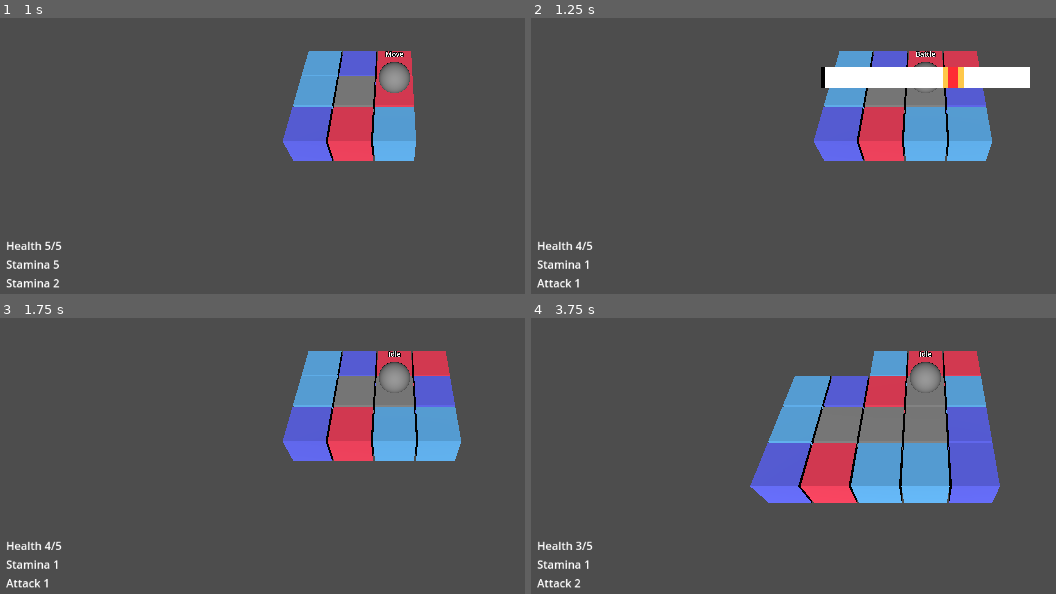
Above: before the commit, frames 1-4 (two rows, left to right).
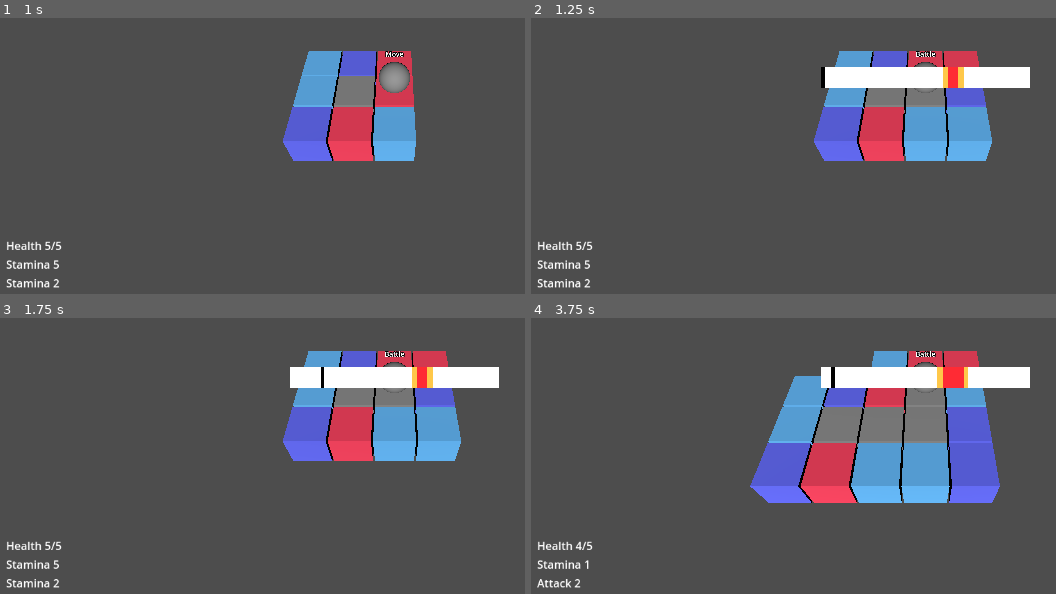
Above: after the commit, the same moments.

Repository: tVeratti/mini-byte-jam
Game: Godot game, scene res://main.tscn
The game is run twice, just before and just after one commit, with the same random seed, the same clock (stepped at 60 frames per second) and the same inputs.
Inputs:
- Up to frame 1 (1 s): tap Enter at 0.5 s; hold Right (move_right) from 0.53 s (still down); tap Space (accept) at 0.6 s
- Up to frame 2 (1.25 s): keep holding Right (move_right)
- Up to frame 3 (1.75 s): release Right (move_right) at 1.28 s; hold S (move_backward) from 1.28 s (still down); tap Space (accept) at 1.35 s
- Up to frame 4 (3.75 s): tap Space (accept) at 2, 2.1, 2.85, 3.6 s; release S (move_backward) at 2.03 s; hold Right (move_right) 2.03-2.78 s; hold W (move_forward) 2.78-3.53 s; hold A (move_left) from 3.53 s (still down)

Frame 1 is identical in both runs. In frame 2, 0.2% of the frame differs, in the area x 1-12%, y 80-98%; in frame 3, 3.3%, in the area x 1-96%, y 11-98%; in frame 4, 3.1%.

Commit message:
add battle mechanics, results signals

Diff:
--- a/battle/battle.gd
+++ b/battle/battle.gd
@@ -1,30 +1,50 @@
 class_name Battle
 extends MarginContainer
+
+
+signal ended(result)
 
 
 const LEVEL_WEIGHT:float = 10.0
 const TRACK_WIDTH:int = 300
 const MIN_TARGET_WIDTH:int = 5
 const MIN_TARGET_OFFSET:int = 80
+const MOVE_SPEED:float = 100.0
+
+
+enum Results { SUCCESS, RETRY, FAIL }
 
 
 @onready var track:ColorRect = %Track
 @onready var stamina:ColorRect = %Stamina
 @onready var attack:ColorRect = %Attack
 @onready var input_container:MarginContainer = %InputContainer
+@onready var input:ColorRect = %Input
 
 
 var level:int = 1
 var player_stats:PlayerStats
+
+var has_started:bool = false
 
 
 func _ready() -> void:
 	var player:Player = get_tree().get_first_node_in_group("player")
 	player_stats = player.player_stats
 
-	player.input_component.accepted.connect(_on_input_accept)
+	player.input_component.accept_pressed.connect(_on_input_accept)
 
 	_set_target_sizes()
+
+
+func _process(delta: float) -> void:
+	if has_started:
+		var current_margin: = input_container.get_theme_constant("margin_left")
+		var next_margin:int = ceil(float(current_margin) + (MOVE_SPEED * delta))
+		input_container.add_theme_constant_override("margin_left", next_margin)
+
+		if current_margin >= TRACK_WIDTH:
+			_end_battle()
 
 
 func _set_target_sizes() -> void:
@@ -52,8 +72,36 @@
 	track.add_theme_constant_override("margin_left", random_offset)
 
 
+func _reset() -> void:
+	has_started = false
+	input_container.add_theme_constant_override("margin_left", 0)
+
+
 func _on_input_accept() -> void:
+	if not has_started:
+		has_started = true
+	else:
+		_end_battle()
+
+
+func _end_battle() -> void:
+	has_started = false
+
 	var grid:Grid = get_tree().get_first_node_in_group("tile_grid")
-	grid.battle_ended.emit()
+
+	var input_position:int = input.position.x
+	if input_position > attack.position.x and input_position < attack.position.x + attack.custom_minimum_size.x:
+		# Within ATTACK range
+		ended.emit(Results.SUCCESS)
+
+	elif input_position > stamina.position.x and input_position < stamina.position.x + stamina.custom_minimum_size.x:
+		# Within STAMINA range
+		# Do not free or emit ended, reset
+		_reset()
+		return
+
+	else:
+		# FAIL
+		ended.emit(Results.FAIL)
 
 	queue_free()
--- a/battle/battle.tscn
+++ b/battle/battle.tscn
@@ -47,6 +47,7 @@
 theme_override_constants/margin_left = 0
 
 [node name="Input" type="ColorRect" parent="TrackContainer/InputContainer"]
+unique_name_in_owner = true
 custom_minimum_size = Vector2(5, 0)
 layout_mode = 2
 size_flags_horizontal = 0
--- a/grid/grid.gd
+++ b/grid/grid.gd
@@ -7,7 +7,7 @@
 signal radius_scouted(center:Vector3, radius:int)
 
 signal battle_started(level:int)
-signal battle_ended
+signal battle_ended(result:Battle.Results)
 
 
 const TILE_IDS:Dictionary[int, Tile.Types] = {
--- a/map/map.gd
+++ b/map/map.gd
@@ -25,4 +25,9 @@
 func _on_battle_started(level:int) -> void:
 	var battle_node:Battle = battle_scene.instantiate()
 	battle_node.level = 2
+	battle_node.ended.connect(_on_battle_ended)
 	interface.add_child(battle_node)
+
+
+func _on_battle_ended(result:Battle.Results) -> void:
+	grid.battle_ended.emit(result)
--- a/player/input_component.gd
+++ b/player/input_component.gd
@@ -3,7 +3,8 @@
 
 
 signal direction_changed(dir:Vector3)
-signal accepted
+signal accept_pressed
+signal accept_released
 
 
 var direction:Vector3
@@ -15,8 +16,11 @@
 		direction = next_direction
 		direction_changed.emit(direction)
 
+	if Input.is_action_just_pressed("accept"):
+		accept_pressed.emit()
+
 	if Input.is_action_just_released("accept"):
-		accepted.emit()
+		accept_released.emit()
 
 
 func _get_direction() -> Vector3:
--- a/player/player.gd
+++ b/player/player.gd
@@ -44,7 +44,6 @@
 		Tile.Types.SCOUT:
 			grid.radius_scouted.emit(coordinates, 3)
 		Tile.Types.BATTLE:
-			player_stats.take_damage(1)
-			pass # TODO: Open skillcheck UI
+			pass
 
 	grid.tile_entered.emit(coordinates)
--- a/player/player_state_machine/player_states/battle.gd
+++ b/player/player_state_machine/player_states/battle.gd
@@ -13,5 +13,11 @@
 	grid.battle_ended.disconnect(_on_battle_ended)
 
 
-func _on_battle_ended() -> void:
+func _on_battle_ended(result:Battle.Results) -> void:
+	match(result):
+		Battle.Results.SUCCESS:
+			print("battle success")
+		Battle.Results.FAIL:
+			player.player_stats.take_damage(1)
+
 	finished.emit(IDLE)
--- a/player/player_state_machine/player_states/move.gd
+++ b/player/player_state_machine/player_states/move.gd
@@ -8,7 +8,7 @@
 
 
 func enter(_previous_state_path: String, data := {}) -> void:
-	# Listen to direction changes to queue up the next direction
+	# Listen to direction changes to queue up the next move intent
 	queued_next_intent = Vector3.ZERO
 	player.input_component.direction_changed.connect(_on_direction_changed)
 
--- a/player/player_state_machine/player_states/move_intent.gd
+++ b/player/player_state_machine/player_states/move_intent.gd
@@ -21,13 +21,13 @@
 	player.player_direction_intent.show()
 
 	player.input_component.direction_changed.connect(_on_direction_changed)
-	player.input_component.accepted.connect(_on_accepted)
+	player.input_component.accept_released.connect(_on_accepted)
 
 
 func exit() -> void:
 	player.player_direction_intent.hide()
 	player.input_component.direction_changed.disconnect(_on_direction_changed)
-	player.input_component.accepted.disconnect(_on_accepted)
+	player.input_component.accept_released.disconnect(_on_accepted)
 
 
 func _on_direction_changed(direction:Vector3) -> void:
